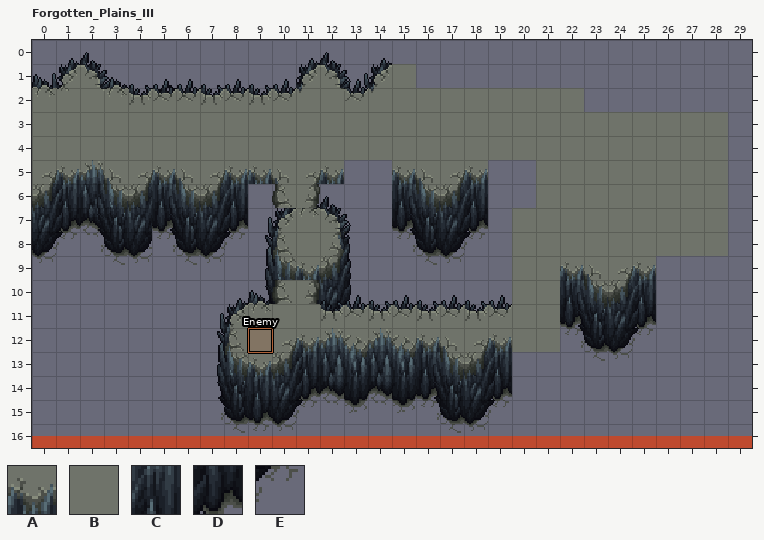
LDtk project: LDtK_Matrimony/Matrimony.ldtk. Above, as it was before the edit.
Cells are 16x16 px. Shown: Forgotten_Plains_III x 0..29, y 0..16. The commit also changed other parts of the map, which this record leaves out.
Key: from "Ground_rocks": A 45, B 54, C 71, D 97, E 116.
_ is an empty cell.
Layers that did not change in this view are not listed.
Layer "Tiles" before, first column x 25:
 8 BBBB_
 9 A____
10 C____
11 D____
12 E____
13 _____
14 _____
15 _____
16 _____
After:
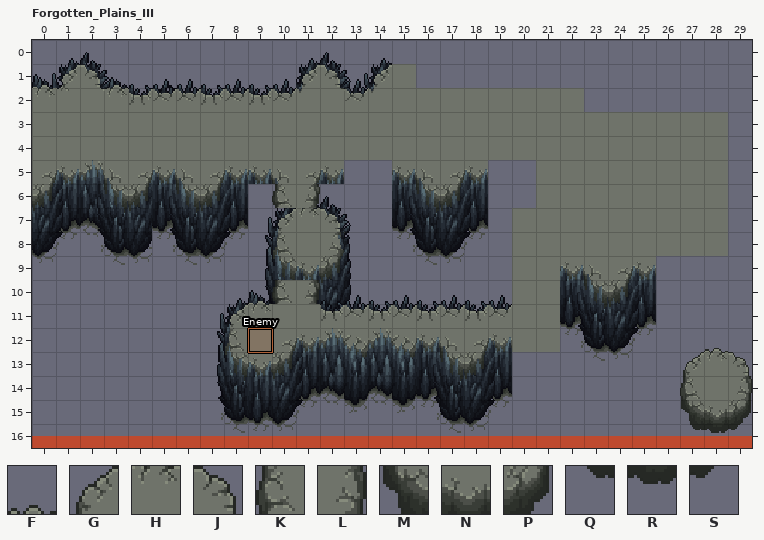
Further tiles: from "Ground_rocks": F 381, G 406, H 407, J 408, K 432, L 434, M 458, N 459, P 460, Q 484, R 485, S 486.
Difference:
Layer "Tiles":
y 12: x 28 _ -> F
y 13: x 27..29 ___ -> GHJ
y 14: x 27 _ -> K; x 29 _ -> L
y 15: x 27..29 ___ -> MNP
y 16: x 27..29 ___ -> QRS
Where, in picture pixels (left, top, right, bottom), the same in both pictures:
added: (680, 348, 752, 433)
